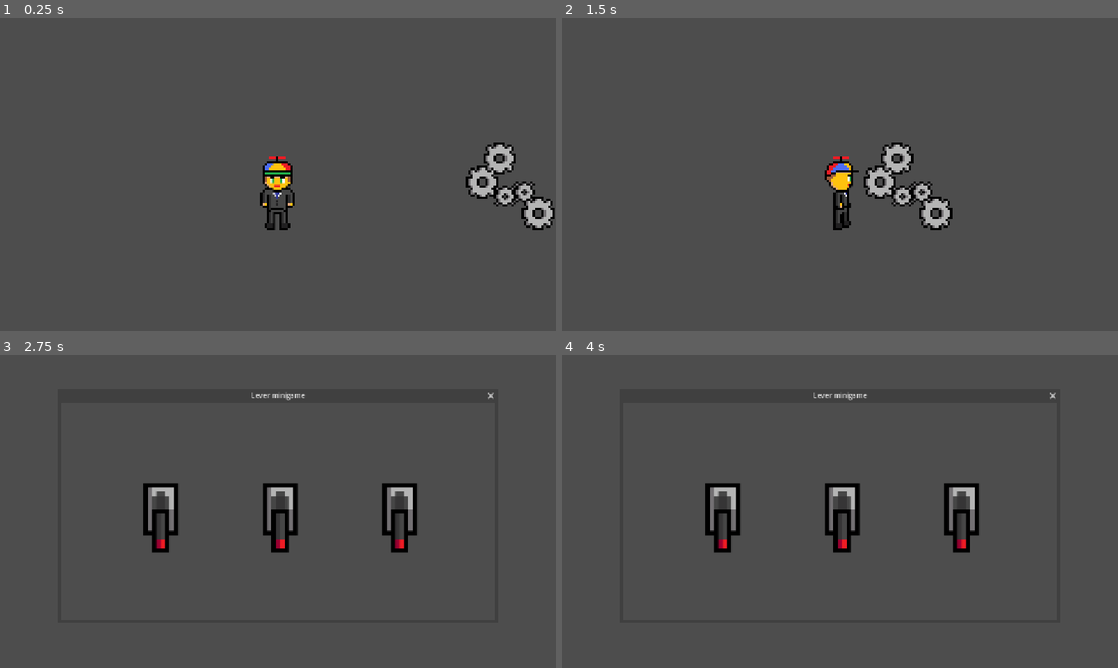
Above: before the commit, frames 1-4 (two rows, left to right).
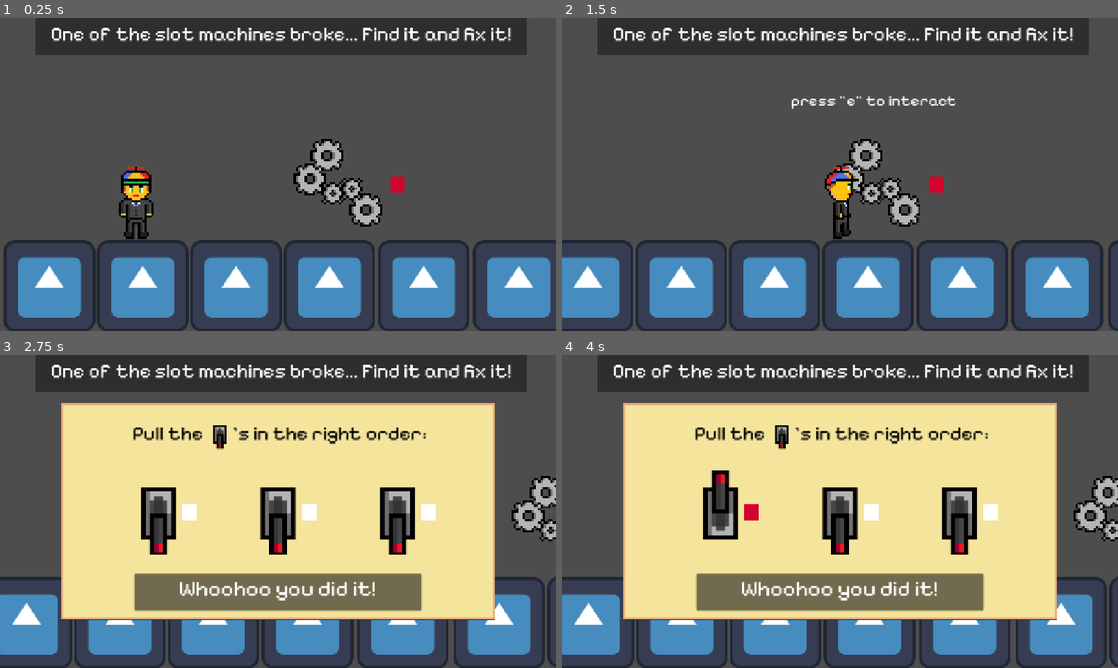
Above: after the commit, the same moments.

Repository: Chrisieee/very-serious-game
Game: Godot game, scene res://scenes/level_1.tscn
Two runs of this game, one before a commit and one after it. Both use one fixed random seed, a clock stepped at 60 frames per second and the inputs below. The engine's default icon, where the game draws it, is replaced by a stand-in: a white triangle on a blue panel in a dark square.
Inputs (mouse positions are in pixels of both pictures, inside the frame that each line leads up to):
- Up to frame 1 (0.25 s): no input
- Up to frame 2 (1.5 s): hold D (right) from 0.53 s (still down); tap E (interact) at 0.6, 1.35 s
- Up to frame 3 (2.75 s): tap E (interact) at 2, 2.1 s; release D (right) at 2.03 s; hold A (left) from 2.03 s (still down)
- Up to frame 4 (4 s): release A (left) at 2.75 s; click (723, 511) at 2.77 s; click (723, 511) at 3.52 s

The runs differ from the first frame. In frame 1, 32% of the frame differs, in the area x 0-100%, y 0-100%; in frame 2, 30%; in frame 3, 74%; in frame 4, 74%.

Commit message:
Random machine breakt, Krijg random minigame. Lever minigame werkt en begin gemaakt aan ideeën voor andere minigames

Diff:
--- /dev/null
+++ b/parts/break_popup.tscn
@@ -0,0 +1,28 @@
+[gd_scene format=3 uid="uid://c5rqvmdqgwl18"]
+
+[node name="breakPopup" type="Panel" unique_id=2009987102]
+anchors_preset = 5
+anchor_left = 0.5
+anchor_right = 0.5
+offset_left = -566.0
+offset_right = 566.0
+offset_bottom = 85.0
+grow_horizontal = 2
+
+[node name="MarginContainer" type="MarginContainer" parent="." unique_id=1469770745]
+layout_mode = 1
+anchors_preset = 15
+anchor_right = 1.0
+anchor_bottom = 1.0
+grow_horizontal = 2
+grow_vertical = 2
+theme_override_constants/margin_left = 10
+theme_override_constants/margin_top = 10
+theme_override_constants/margin_right = 10
+theme_override_constants/margin_bottom = 10
+
+[node name="RichTextLabel" type="RichTextLabel" parent="MarginContainer" unique_id=2087824390]
+layout_mode = 2
+bbcode_enabled = true
+text = "[font_size=45]One of the slot machines broke... Find it and fix it!"
+horizontal_alignment = 1
--- a/parts/gears.tscn
+++ b/parts/gears.tscn
@@ -44,13 +44,20 @@
 anchors_preset = 5
 anchor_left = 0.5
 anchor_right = 0.5
-offset_left = -268.5
-offset_top = -313.0
-offset_right = 64.5
-offset_bottom = -267.0
+offset_left = -306.0
+offset_top = -312.0
+offset_right = 90.5
+offset_bottom = -254.0
 grow_horizontal = 2
 bbcode_enabled = true
-text = "[font_size=32] press \"e\" to interact"
+text = "[font_size=36] press \"e\" to interact"
+
+[node name="light" type="ColorRect" parent="." unique_id=588883576]
+offset_left = 19.0
+offset_top = -116.0
+offset_right = 53.0
+offset_bottom = -78.0
+color = Color(0.4862745, 0.9882353, 0, 1)
 
 [connection signal="body_entered" from="." to="." method="_on_body_entered"]
 [connection signal="body_exited" from="." to="." method="_on_body_exited"]
--- /dev/null
+++ b/parts/win_popup.tscn
@@ -0,0 +1,35 @@
+[gd_scene format=3 uid="uid://1ivogitwgck0"]
+
+[ext_resource type="Script" uid="uid://dk8apg5jfqj87" path="res://scripts/win_popup.gd" id="1_kg106"]
+
+[node name="winPopup" type="Panel" unique_id=1499180358]
+anchors_preset = 7
+anchor_left = 0.5
+anchor_top = 1.0
+anchor_right = 0.5
+anchor_bottom = 1.0
+offset_left = -331.0
+offset_top = -116.0
+offset_right = 331.0
+offset_bottom = -31.0
+grow_horizontal = 2
+grow_vertical = 0
+script = ExtResource("1_kg106")
+
+[node name="MarginContainer" type="MarginContainer" parent="." unique_id=1334362765]
+layout_mode = 1
+anchors_preset = 15
+anchor_right = 1.0
+anchor_bottom = 1.0
+grow_horizontal = 2
+grow_vertical = 2
+theme_override_constants/margin_left = 5
+theme_override_constants/margin_top = 5
+theme_override_constants/margin_right = 5
+theme_override_constants/margin_bottom = 5
+
+[node name="RichTextLabel" type="RichTextLabel" parent="MarginContainer" unique_id=95739605]
+layout_mode = 2
+bbcode_enabled = true
+text = "[font_size=50]Whoohoo you did it!"
+horizontal_alignment = 1
--- a/project.godot
+++ b/project.godot
@@ -18,6 +18,7 @@
 [autoload]
 
 MinigameManager="*uid://csrf52ybajxlq"
+GameManager="*uid://vxlwos3a48jq"
 
 [display]
 
@@ -25,6 +26,10 @@
 window/size/viewport_height=720
 window/stretch/mode="canvas_items"
 window/stretch/aspect="expand"
+
+[gui]
+
+theme/custom_font="uid://dxh24fftw1hd6"
 
 [input]
 
--- a/scenes/level_1.tscn
+++ b/scenes/level_1.tscn
@@ -1,16 +1,33 @@
 [gd_scene format=3 uid="uid://b7wpa27d27wsh"]
 
+[ext_resource type="Script" uid="uid://c40k20q5b6r6v" path="res://scripts/level_1.gd" id="1_4nkto"]
 [ext_resource type="PackedScene" uid="uid://d2h0o4hste43r" path="res://parts/player.tscn" id="1_014kd"]
 [ext_resource type="PackedScene" uid="uid://b0vnlhsyvpw4g" path="res://parts/gears.tscn" id="2_bswci"]
 [ext_resource type="Script" uid="uid://mcy5npn5bpup" path="res://scripts/minigame_container.gd" id="3_rus8k"]
+[ext_resource type="Texture2D" uid="uid://16u1y4yqxpvq" path="res://icon.svg" id="4_5xbjy"]
+[ext_resource type="PackedScene" uid="uid://c5rqvmdqgwl18" path="res://parts/break_popup.tscn" id="5_fcfvj"]
+[ext_resource type="Script" uid="uid://b3lvdx7teqtki" path="res://scripts/break_popup.gd" id="7_pa8r4"]
+
+[sub_resource type="RectangleShape2D" id="RectangleShape2D_lfxu0"]
+size = Vector2(218.5, 211)
 
 [node name="level1" type="Node2D" unique_id=2074154245]
-
-[node name="gears" parent="." unique_id=1995702643 instance=ExtResource("2_bswci")]
-position = Vector2(1277, 487)
+script = ExtResource("1_4nkto")
+
+[node name="gears3" parent="." unique_id=1277832161 instance=ExtResource("2_bswci")]
+position = Vector2(2420, 480)
+machineId = 3
+
+[node name="gears2" parent="." unique_id=1995702643 instance=ExtResource("2_bswci")]
+position = Vector2(1650, 480)
+machineId = 2
+
+[node name="gears" parent="." unique_id=88960954 instance=ExtResource("2_bswci")]
+position = Vector2(880, 480)
+machineId = 1
 
 [node name="player" parent="." unique_id=199731064 instance=ExtResource("1_014kd")]
-position = Vector2(636, 408)
+position = Vector2(311, 416.29)
 
 [node name="camera" type="Camera2D" parent="player" unique_id=1174047530]
 position = Vector2(3, 0)
@@ -33,3 +50,154 @@
 size_flags_horizontal = 3
 size_flags_vertical = 3
 script = ExtResource("3_rus8k")
+
+[node name="StaticBody2D" type="StaticBody2D" parent="." unique_id=531357643]
+
+[node name="Icon" type="Sprite2D" parent="StaticBody2D" unique_id=1760723633]
+position = Vector2(113.5, 616.5)
+scale = Vector2(1.6484375, 1.6484375)
+texture = ExtResource("4_5xbjy")
+
+[node name="CollisionShape2D" type="CollisionShape2D" parent="StaticBody2D" unique_id=32804625]
+position = Vector2(112.75, 616.5)
+shape = SubResource("RectangleShape2D_lfxu0")
+
+[node name="StaticBody2D3" type="StaticBody2D" parent="StaticBody2D" unique_id=1860544652]
+position = Vector2(430, 0)
+
+[node name="Icon" type="Sprite2D" parent="StaticBody2D/StaticBody2D3" unique_id=1575796357]
+position = Vector2(113.5, 616.5)
+scale = Vector2(1.6484375, 1.6484375)
+texture = ExtResource("4_5xbjy")
+
+[node name="CollisionShape2D" type="CollisionShape2D" parent="StaticBody2D/StaticBody2D3" unique_id=1625328630]
+position = Vector2(112.75, 616.5)
+shape = SubResource("RectangleShape2D_lfxu0")
+
+[node name="StaticBody2D2" type="StaticBody2D" parent="StaticBody2D" unique_id=1584587857]
+position = Vector2(215, 0)
+
+[node name="Icon" type="Sprite2D" parent="StaticBody2D/StaticBody2D2" unique_id=303535009]
+position = Vector2(113.5, 616.5)
+scale = Vector2(1.6484375, 1.6484375)
+texture = ExtResource("4_5xbjy")
+
+[node name="CollisionShape2D" type="CollisionShape2D" parent="StaticBody2D/StaticBody2D2" unique_id=1215400232]
+position = Vector2(112.75, 616.5)
+shape = SubResource("RectangleShape2D_lfxu0")
+
+[node name="StaticBody2D4" type="StaticBody2D" parent="StaticBody2D" unique_id=137523921]
+position = Vector2(645, 0)
+
+[node name="Icon" type="Sprite2D" parent="StaticBody2D/StaticBody2D4" unique_id=1345596779]
+position = Vector2(113.5, 616.5)
+scale = Vector2(1.6484375, 1.6484375)
+texture = ExtResource("4_5xbjy")
+
+[node name="CollisionShape2D" type="CollisionShape2D" parent="StaticBody2D/StaticBody2D4" unique_id=139149639]
+position = Vector2(112.75, 616.5)
+shape = SubResource("RectangleShape2D_lfxu0")
+
+[node name="StaticBody2D5" type="StaticBody2D" parent="StaticBody2D" unique_id=2035688693]
+position = Vector2(862, 0)
+
+[node name="Icon" type="Sprite2D" parent="StaticBody2D/StaticBody2D5" unique_id=990722269]
+position = Vector2(113.5, 616.5)
+scale = Vector2(1.6484375, 1.6484375)
+texture = ExtResource("4_5xbjy")
+
+[node name="CollisionShape2D" type="CollisionShape2D" parent="StaticBody2D/StaticBody2D5" unique_id=903457885]
+position = Vector2(112.75, 616.5)
+shape = SubResource("RectangleShape2D_lfxu0")
+
+[node name="StaticBody2D6" type="StaticBody2D" parent="StaticBody2D" unique_id=924378218]
+position = Vector2(1081, 0)
+
+[node name="Icon" type="Sprite2D" parent="StaticBody2D/StaticBody2D6" unique_id=684598058]
+position = Vector2(113.5, 616.5)
+scale = Vector2(1.6484375, 1.6484375)
+texture = ExtResource("4_5xbjy")
+
+[node name="CollisionShape2D" type="CollisionShape2D" parent="StaticBody2D/StaticBody2D6" unique_id=804204045]
+position = Vector2(112.75, 616.5)
+shape = SubResource("RectangleShape2D_lfxu0")
+
+[node name="StaticBody2D7" type="StaticBody2D" parent="StaticBody2D" unique_id=1164626593]
+position = Vector2(1303, 0)
+
+[node name="Icon" type="Sprite2D" parent="StaticBody2D/StaticBody2D7" unique_id=1420375388]
+position = Vector2(113.5, 616.5)
+scale = Vector2(1.6484375, 1.6484375)
+texture = ExtResource("4_5xbjy")
+
+[node name="CollisionShape2D" type="CollisionShape2D" parent="StaticBody2D/StaticBody2D7" unique_id=220144989]
+position = Vector2(112.75, 616.5)
+shape = SubResource("RectangleShape2D_lfxu0")
+
+[node name="StaticBody2D8" type="StaticBody2D" parent="StaticBody2D" unique_id=176649317]
+position = Vector2(1520, -2)
+
+[node name="Icon" type="Sprite2D" parent="StaticBody2D/StaticBody2D8" unique_id=832693599]
+position = Vector2(113.5, 616.5)
+scale = Vector2(1.6484375, 1.6484375)
+texture = ExtResource("4_5xbjy")
+
+[node name="CollisionShape2D" type="CollisionShape2D" parent="StaticBody2D/StaticBody2D8" unique_id=1068417216]
+position = Vector2(112.75, 616.5)
+shape = SubResource("RectangleShape2D_lfxu0")
+
+[node name="StaticBody2D9" type="StaticBody2D" parent="StaticBody2D" unique_id=465456447]
+position = Vector2(1739, -2)
+
+[node name="Icon" type="Sprite2D" parent="StaticBody2D/StaticBody2D9" unique_id=1994465452]
+position = Vector2(113.5, 616.5)
+scale = Vector2(1.6484375, 1.6484375)
+texture = ExtResource("4_5xbjy")
+
+[node name="CollisionShape2D" type="CollisionShape2D" parent="StaticBody2D/StaticBody2D9" unique_id=446769357]
+position = Vector2(112.75, 616.5)
+shape = SubResource("RectangleShape2D_lfxu0")
+
+[node name="StaticBody2D10" type="StaticBody2D" parent="StaticBody2D" unique_id=231989248]
+position = Vector2(1961, 0)
+
+[node name="Icon" type="Sprite2D" parent="StaticBody2D/StaticBody2D10" unique_id=1163303775]
+position = Vector2(113.5, 616.5)
+scale = Vector2(1.6484375, 1.6484375)
+texture = ExtResource("4_5xbjy")
+
+[node name="CollisionShape2D" type="CollisionShape2D" parent="StaticBody2D/StaticBody2D10" unique_id=1674179936]
+position = Vector2(112.75, 616.5)
+shape = SubResource("RectangleShape2D_lfxu0")
+
+[node name="StaticBody2D11" type="StaticBody2D" parent="StaticBody2D" unique_id=349186362]
+position = Vector2(2178, 0)
+
+[node name="Icon" type="Sprite2D" parent="StaticBody2D/StaticBody2D11" unique_id=1643922442]
+position = Vector2(113.5, 616.5)
+scale = Vector2(1.6484375, 1.6484375)
+texture = ExtResource("4_5xbjy")
+
+[node name="CollisionShape2D" type="CollisionShape2D" parent="StaticBody2D/StaticBody2D11" unique_id=868776213]
+position = Vector2(112.75, 616.5)
+shape = SubResource("RectangleShape2D_lfxu0")
+
+[node name="StaticBody2D12" type="StaticBody2D" parent="StaticBody2D" unique_id=522584602]
+position = Vector2(2395, 2)
+
+[node name="Icon" type="Sprite2D" parent="StaticBody2D/StaticBody2D12" unique_id=2004374328]
+position = Vector2(113.5, 616.5)
+scale = Vector2(1.6484375, 1.6484375)
+texture = ExtResource("4_5xbjy")
+
+[node name="CollisionShape2D" type="CollisionShape2D" parent="StaticBody2D/StaticBody2D12" unique_id=672454049]
+position = Vector2(112.75, 616.5)
+shape = SubResource("RectangleShape2D_lfxu0")
+
+[node name="CanvasLayer" type="CanvasLayer" parent="." unique_id=1095905840]
+
+[node name="breakPopup" parent="CanvasLayer" unique_id=2009987102 instance=ExtResource("5_fcfvj")]
+visible = false
+offset_left = -558.0
+offset_right = 574.0
+script = ExtResource("7_pa8r4")
--- /dev/null
+++ b/scenes/minigames/gear_minigame.tscn
@@ -0,0 +1,33 @@
+[gd_scene format=3 uid="uid://d1v1sbjpcbmx4"]
+
+[ext_resource type="Texture2D" uid="uid://b36djhn8xihgn" path="res://src/images/screen.png" id="1_7tmqv"]
+[ext_resource type="Script" uid="uid://m6g06dmsyecn" path="res://scripts/gear_minigame.gd" id="1_wicu7"]
+[ext_resource type="PackedScene" uid="uid://1ivogitwgck0" path="res://parts/win_popup.tscn" id="2_7tmqv"]
+
+[node name="gearMinigame" type="Node2D" unique_id=2110204404]
+script = ExtResource("1_wicu7")
+
+[node name="Window" type="Window" parent="." unique_id=2027292372]
+oversampling_override = 1.0
+initial_position = 1
+size = Vector2i(1000, 500)
+borderless = true
+always_on_top = true
+
+[node name="Screen" type="Sprite2D" parent="Window" unique_id=1290890957]
+position = Vector2(501.5, 251)
+scale = Vector2(0.5035, 0.506)
+texture = ExtResource("1_7tmqv")
+
+[node name="RichTextLabel" type="RichTextLabel" parent="Window" unique_id=219937138]
+offset_left = 3.0
+offset_top = 36.0
+offset_right = 996.0
+offset_bottom = 117.0
+bbcode_enabled = true
+text = "[color=black][font_size=45] ?"
+horizontal_alignment = 1
+
+[node name="winPopup" parent="Window" unique_id=1499180358 instance=ExtResource("2_7tmqv")]
+offset_top = -106.0
+offset_bottom = -21.0
--- a/scenes/minigames/lever_minigame.tscn
+++ b/scenes/minigames/lever_minigame.tscn
@@ -2,19 +2,27 @@
 
 [ext_resource type="Script" uid="uid://bws3coc7tgkl" path="res://scripts/lever_minigame.gd" id="1_yxu7n"]
 [ext_resource type="Script" uid="uid://27ksy44y43q5" path="res://scripts/lever.gd" id="2_ecm6j"]
+[ext_resource type="Texture2D" uid="uid://b36djhn8xihgn" path="res://src/images/screen.png" id="2_ncafp"]
 [ext_resource type="Texture2D" uid="uid://dkkqwkg6ki4jv" path="res://src/images/lever-down.png" id="3_e77q5"]
 [ext_resource type="Texture2D" uid="uid://c8owyu82v4o24" path="res://src/images/lever-up.png" id="3_ncafp"]
+[ext_resource type="PackedScene" uid="uid://1ivogitwgck0" path="res://parts/win_popup.tscn" id="6_hr7dq"]
 
 [node name="leverMinigame" type="Node2D" unique_id=1118470877]
 script = ExtResource("1_yxu7n")
 
 [node name="Window" type="Window" parent="." unique_id=509886243]
 oversampling_override = 1.0
-title = "Lever minigame"
 initial_position = 1
 size = Vector2i(1000, 500)
+borderless = true
+always_on_top = true
 
-[node name="TextureButton" type="TextureButton" parent="Window" unique_id=516025343]
+[node name="Screen" type="Sprite2D" parent="Window" unique_id=831845114]
+position = Vector2(501.5, 251)
+scale = Vector2(0.5035, 0.506)
+texture = ExtResource("2_ncafp")
+
+[node name="lever" type="TextureButton" parent="Window" unique_id=516025343]
 anchors_preset = 8
 anchor_left = 0.5
 anchor_top = 0.5
@@ -32,7 +40,15 @@
 offTexture = ExtResource("3_e77q5")
 onTexture = ExtResource("3_ncafp")
 
-[node name="TextureButton2" type="TextureButton" parent="Window" unique_id=1920123550]
+[node name="light" type="ColorRect" parent="Window/lever" unique_id=426775749]
+layout_mode = 0
+offset_left = 130.0
+offset_top = 83.0
+offset_right = 164.0
+offset_bottom = 121.0
+color = Color(1, 1, 0.99607843, 1)
+
+[node name="lever2" type="TextureButton" parent="Window" unique_id=1920123550]
 anchors_preset = 8
 anchor_left = 0.5
 anchor_top = 0.5
@@ -50,7 +66,14 @@
 offTexture = ExtResource("3_e77q5")
 onTexture = ExtResource("3_ncafp")
 
-[node name="TextureButton3" type="TextureButton" parent="Window" unique_id=624746950]
+[node name="light" type="ColorRect" parent="Window/lever2" unique_id=855269982]
+layout_mode = 0
+offset_left = 130.0
+offset_top = 83.0
+offset_right = 164.0
+offset_bottom = 121.0
+
+[node name="lever3" type="TextureButton" parent="Window" unique_id=624746950]
 anchors_preset = 8
 anchor_left = 0.5
 anchor_top = 0.5
@@ -67,3 +90,23 @@
 leverId = 3
 offTexture = ExtResource("3_e77q5")
 onTexture = ExtResource("3_ncafp")
+
+[node name="light" type="ColorRect" parent="Window/lever3" unique_id=2007144754]
+layout_mode = 0
+offset_left = 130.0
+offset_top = 83.0
+offset_right = 164.0
+offset_bottom = 121.0
+
+[node name="RichTextLabel" type="RichTextLabel" parent="Window" unique_id=2109012910]
+offset_left = 3.0
+offset_top = 36.0
+offset_right = 996.0
+offset_bottom = 117.0
+bbcode_enabled = true
+text = "[color=black][font_size=45] Pull the [img=60x70]res://src/images/lever-down.png[/img]'s in the right order:"
+horizontal_alignment = 1
+
+[node name="winPopup" parent="Window" unique_id=1499180358 instance=ExtResource("6_hr7dq")]
+offset_top = -106.0
+offset_bottom = -21.0
--- /dev/null
+++ b/scenes/minigames/plug_minigame.tscn
@@ -0,0 +1,33 @@
+[gd_scene format=3 uid="uid://blegqfl7v00d1"]
+
+[ext_resource type="Texture2D" uid="uid://b36djhn8xihgn" path="res://src/images/screen.png" id="1_4m3bd"]
+[ext_resource type="Script" uid="uid://dpqg2orhldjsb" path="res://scripts/plug_minigame.gd" id="1_80ipq"]
+[ext_resource type="PackedScene" uid="uid://1ivogitwgck0" path="res://parts/win_popup.tscn" id="2_80ipq"]
+
+[node name="plugMinigame" type="Node2D" unique_id=585696369]
+script = ExtResource("1_80ipq")
+
+[node name="Window" type="Window" parent="." unique_id=301598385]
+oversampling_override = 1.0
+initial_position = 1
+size = Vector2i(1000, 500)
+borderless = true
+always_on_top = true
+
+[node name="Screen" type="Sprite2D" parent="Window" unique_id=103493372]
+position = Vector2(501.5, 251)
+scale = Vector2(0.5035, 0.506)
+texture = ExtResource("1_4m3bd")
+
+[node name="RichTextLabel" type="RichTextLabel" parent="Window" unique_id=965092341]
+offset_left = 3.0
+offset_top = 36.0
+offset_right = 996.0
+offset_bottom = 117.0
+bbcode_enabled = true
+text = "[color=black][font_size=45] ?"
+horizontal_alignment = 1
+
+[node name="winPopup" parent="Window" unique_id=1499180358 instance=ExtResource("2_80ipq")]
+offset_top = -106.0
+offset_bottom = -21.0
--- /dev/null
+++ b/scenes/minigames/wire_minigame.tscn
@@ -0,0 +1,33 @@
+[gd_scene format=3 uid="uid://d3q7s81j88kl3"]
+
+[ext_resource type="Script" uid="uid://c7cf66cuj55fw" path="res://scripts/wire_minigame.gd" id="1_j35fn"]
+[ext_resource type="Texture2D" uid="uid://b36djhn8xihgn" path="res://src/images/screen.png" id="1_rasex"]
+[ext_resource type="PackedScene" uid="uid://1ivogitwgck0" path="res://parts/win_popup.tscn" id="2_rasex"]
+
+[node name="wire_minigame" type="Node2D" unique_id=388543699]
+script = ExtResource("1_j35fn")
+
+[node name="Window" type="Window" parent="." unique_id=1175263001]
+oversampling_override = 1.0
+initial_position = 1
+size = Vector2i(1000, 500)
+borderless = true
+always_on_top = true
+
+[node name="Screen" type="Sprite2D" parent="Window" unique_id=507247745]
+position = Vector2(501.5, 251)
+scale = Vector2(0.5035, 0.506)
+texture = ExtResource("1_rasex")
+
+[node name="RichTextLabel" type="RichTextLabel" parent="Window" unique_id=2115415298]
+offset_left = 3.0
+offset_top = 36.0
+offset_right = 996.0
+offset_bottom = 117.0
+bbcode_enabled = true
+text = "[color=black][font_size=45] ?"
+horizontal_alignment = 1
+
+[node name="winPopup" parent="Window" unique_id=1499180358 instance=ExtResource("2_rasex")]
+offset_top = -106.0
+offset_bottom = -21.0
--- /dev/null
+++ b/scripts/break_popup.gd
@@ -0,0 +1,10 @@
+extends Panel
+
+func _ready():
+	add_to_group("break_popup")
+
+func show_popup():
+	visible = true
+
+func close_popup():
+	visible = false
--- /dev/null
+++ b/scripts/game_manager.gd
@@ -0,0 +1,31 @@
+extends Node
+
+var machines
+var brokenMachine
+
+func _ready():
+	machines = get_tree().get_nodes_in_group("machines")
+	await get_tree().process_frame
+	break_machine()
+
+func break_machine():
+	var rng = RandomNumberGenerator.new()
+	var number = rng.randi_range(1, 3)
+
+	for machine in machines:
+		if machine.machineId == number:
+			machine.change_working_state(false)
+			brokenMachine = number
+
+	get_tree().get_first_node_in_group("break_popup").show_popup()
+
+func fix_machine():
+	for machine in machines:
+		if machine.machineId == brokenMachine:
+			machine.change_working_state(true)
+			brokenMachine = null
+
+	get_tree().get_first_node_in_group("break_popup").close_popup()
+
+	await get_tree().create_timer(5).timeout
+	break_machine()
--- /dev/null
+++ b/scripts/gear_minigame.gd
@@ -0,0 +1,3 @@
+extends Node2D
+
+#Je moet de tandwielen zo connecten dat ze allemaal draaien
--- a/scripts/gears.gd
+++ b/scripts/gears.gd
@@ -1,17 +1,34 @@
 extends Area2D
 
+var isWorking = true
+@export var machineId: int
+
+func _ready():
+	add_to_group("machines")
+
 func _on_body_entered(body) -> void:
-	if body.name == "player":
-		body.current_interactable = self
-		$label.visible = true
-		print("enter")
-
+	if !isWorking:
+		if body.name == "player":
+			body.current_interactable = self
+			$label.visible = true
+			print("enter")
 
 func _on_body_exited(body) -> void:
-	if body.name == "player":
-		body.current_interactable = null
+	if !isWorking:
+		if body.name == "player":
+			body.current_interactable = null
+			$label.visible = false
+			print("exit")
+
+func change_working_state(work):
+	if work:
+		isWorking = true
+		$light.set_color("#7CFC00")
 		$label.visible = false
-		print("exit")
+	elif !work:
+		isWorking = false
+		$light.set_color("#D2042D")
+		$label.visible = false
 
 func interact():
 	MinigameManager.start_random_minigame()
--- /dev/null
+++ b/scripts/level_1.gd
@@ -0,0 +1,4 @@
+extends Node2D
+
+func _ready():
+	GameManager._ready()
--- a/scripts/lever.gd
+++ b/scripts/lever.gd
@@ -1,12 +1,18 @@
 extends TextureButton
 
-signal pulled(lever_id)
+signal pulled(leverId)
+signal unPulled(leverId)
 
 @export var leverId: int
 @export var offTexture: Texture2D
 @export var onTexture: Texture2D
 
 var isOn = false
+var light
+
+func _ready():
+	add_to_group("levers")
+	light = get_node("light")
 
 func _pressed():
 	isOn = !isOn
@@ -16,3 +22,17 @@
 		pulled.emit(leverId)
 	else:
 		texture_normal = offTexture
+		unPulled.emit(leverId)
+
+func reset():
+	await get_tree().create_timer(0.5).timeout
+
+	texture_normal = offTexture
+	isOn = false
+	light.set_color("#fffffe")
+
+func change_color(good):
+	if good:
+		light.set_color("#7CFC00")
+	else:
+		light.set_color("#D2042D")
--- a/scripts/lever_minigame.gd
+++ b/scripts/lever_minigame.gd
@@ -1,10 +1,50 @@
 extends Node2D
 
 @onready var window = $Window
+var correctSequence = [1, 2, 3]
+var currentIndex = 0
 
 func _ready():
 	window.close_requested.connect(_on_close_requested)
 
+	correctSequence.shuffle()
+	print(correctSequence)
+
+	var levers = get_tree().get_nodes_in_group("levers")
+	for lever in levers:
+		lever.pulled.connect(_on_lever_pulled) #connect het signaal van de levers
+
 func _on_close_requested():
 	MinigameManager.close_minigame()
 	queue_free()
+
+func _on_lever_pulled(leverId):
+	print(leverId)
+
+	var levers = get_tree().get_nodes_in_group("levers")
+
+	if leverId == correctSequence[currentIndex]:
+		currentIndex += 1
+		for lever in levers:
+			if lever.leverId == leverId:
+				lever.change_color(true)
+
+		if currentIndex >= correctSequence.size():
+			get_tree().get_first_node_in_group("winPopup").visible = true
+			await get_tree().create_timer(1).timeout
+			GameManager.fix_machine()
+			_on_close_requested()
+
+	else:
+		for lever in levers:
+			if lever.leverId == leverId:
+				lever.change_color(false)
+		_reset_levers()
+		currentIndex = 0
+
+func _reset_levers():
+	var levers = get_tree().get_nodes_in_group("levers")
+	for lever in levers:
+		lever.reset()
+
+	print("game gereset")
--- a/scripts/minigame_manager.gd
+++ b/scripts/minigame_manager.gd
@@ -2,6 +2,9 @@
 
 var minigames = [
 	preload("res://scenes/minigames/lever_minigame.tscn"),
+	#preload("res://scenes/minigames/gear_minigame.tscn"),
+	#preload("res://scenes/minigames/wire_minigame.tscn"),
+	#preload("res://scenes/minigames/plug_minigame.tscn"),
 ]
 
 func start_random_minigame():
--- a/scripts/player.gd
+++ b/scripts/player.gd
@@ -1,7 +1,7 @@
 extends CharacterBody2D
 
 @export var speed = 400
-var screen_size
+@export var gravity = 200
 
 @onready var sprite = $AnimatedSprite2D
 var current_interactable = null
@@ -9,7 +9,6 @@
 
 func _ready():
 	sprite.play("idle")
-	screen_size = get_viewport_rect().size
 
 func _process(delta):
 	if Input.is_action_just_pressed("interact"):
@@ -32,5 +31,8 @@
 	else:
 		sprite.play("idle")
 
+	if not is_on_floor():
+		velocity.y += gravity * delta
+
 	position += velocity * speed * delta
-	position = position.clamp(Vector2.ZERO, screen_size)
+	move_and_slide()
--- /dev/null
+++ b/scripts/plug_minigame.gd
@@ -0,0 +1,3 @@
+extends Node2D
+
+#Je moet de stekker er uit halen en er terug in doen
--- /dev/null
+++ b/scripts/win_popup.gd
@@ -0,0 +1,4 @@
+extends Panel
+
+func _ready():
+	add_to_group("winPopup")
--- /dev/null
+++ b/scripts/wire_minigame.gd
@@ -0,0 +1,4 @@
+extends Node2D
+
+#Je moet de juiste draden aan elkaar koppelen (among us achtig)
+#Miss eerst met klikken om het makkelijker te maken
Binary file added: fonts/PixelifySans-VariableFont_wght.ttf
Not shown, added: fonts/PixelifySans-VariableFont_wght.ttf.import
Not shown, added: scripts/break_popup.gd.uid
Not shown, added: scripts/game_manager.gd.uid
Not shown, added: scripts/gear_minigame.gd.uid
Not shown, added: scripts/level_1.gd.uid
Not shown, added: scripts/plug_minigame.gd.uid
Not shown, added: scripts/win_popup.gd.uid
Not shown, added: scripts/wire_minigame.gd.uid
Binary file changed: src/images/lever-down.png
Binary file changed: src/images/lever-up.png
Binary file added: src/images/screen.png
(and 1 more such lines)
